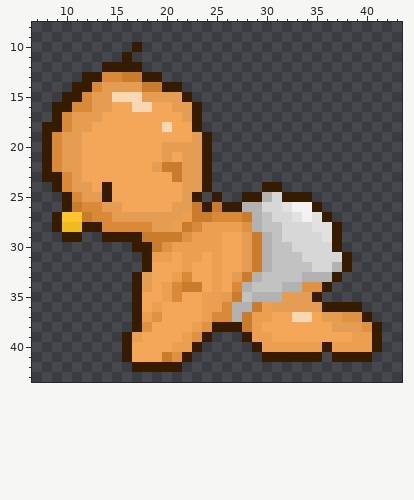
Two versions of one pixel-art sprite, design resources/png file/baby 1.png. This is how it looked before the edit.
The file is 500x500 pixels, drawn in blocks of 10x10; one block is one cell here. Colours within 5 levels of each other are drawn and written as one. Shown: x 7..43, y 8..43.
The result:
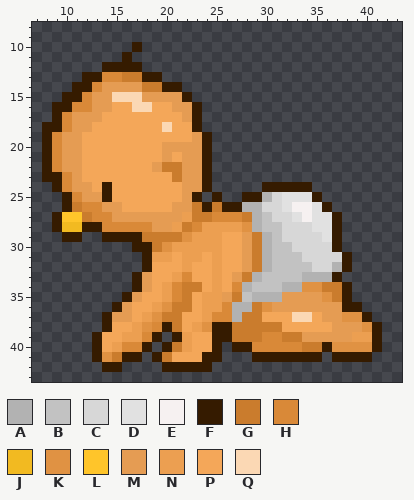
Palette (. is transparent): A #b2b2b2  B #c2c2c2  C #d7d7d7  D #e1e1e1  E #f6f1f1  F #351b00  G #ca7c2d  H #d98938  J #f2ba21  K #e09243  L #ffc52a  M #e59c53  N #ec9f51  P #f4a759  Q #fbd8b4
Change:
Colour D replaces colour F in row 25 at x 32 to 34; in row 26 at x 35; in row 27 at x 36.
Colour F is added in row 24 at x 32 to 34; in row 25 at x 35; in row 26 at x 36; in row 27 at x 37; in row 34 at x 38; in row 35 at x 16 and 38.
Colour F is added in row 36 at x 15; in rows 37 to 38 at x 14; in row 39 at x 13 and 25 to 26; in row 40 at x 13, 25 and 27 to 28; in row 41 at x 13, 24 to 25 and 29; in row 42 at x 14 to 15 and 22 to 24.
Colour F replaces colour P in row 38 at x 20; in row 39 at x 19 and 21; in row 40 at x 18 and 20; in row 41 at x 17 and 19.
Colour G is added in rows 34 to 35 at x 37; in row 39 at x 27; in row 41 at x 15.
Colour G replaces colour F in row 34 at x 36; in row 38 at x 27; in row 39 at x 28.
Colour G replaces colour N in rows 37 to 39 at x 29; in row 40 at x 21 and 34 to 35.
Colour G replaces colour P in row 35 at x 22; in row 36 at x 21 to 22; in row 37 at x 20 to 21; in row 38 at x 21 and 30 to 31; in row 39 at x 32 to 33.
Colour H replaces colour F in row 40 at x 16 and 29.
Colour H replaces colour N in row 39 at x 30; in row 40 at x 30 to 33.
Colour H replaces colour P in row 38 at x 19; in row 39 at x 18 and 31; in row 40 at x 17.
Colour K is added in row 35 at x 36; in row 41 at x 14.
Colour K replaces colour N in row 36 at x 30; in row 40 at x 37 to 40.
Colour K replaces colour P in row 36 at x 20.
Colour M is added in row 36 at x 16; in row 37 at x 15 to 16.
Colour M replaces colour F in row 35 at x 17 and 35; in row 36 at x 36 to 37.
Colour M replaces colour P in row 39 at x 34 to 38.
Colour N is added in row 40 at x 15.
Colour N replaces colour F in row 38 at x 17; in row 39 at x 16.
Colour P is added in row 38 at x 15 to 16; in row 39 at x 14 to 15; in row 40 at x 14 and 24; in row 41 at x 23.
Colour P replaces colour F in rows 36 to 37 at x 17; in row 39 at x 24; in row 40 at x 23; in row 41 at x 22.
Colour P replaces colour K in row 39 at x 23; in row 41 at x 21.
Colour P replaces colour N in row 37 at x 30.
Colour F is gone in row 42 at x 17 to 19.
Colour P is gone in row 39 at x 20; in row 40 at x 19; in row 41 at x 18.
